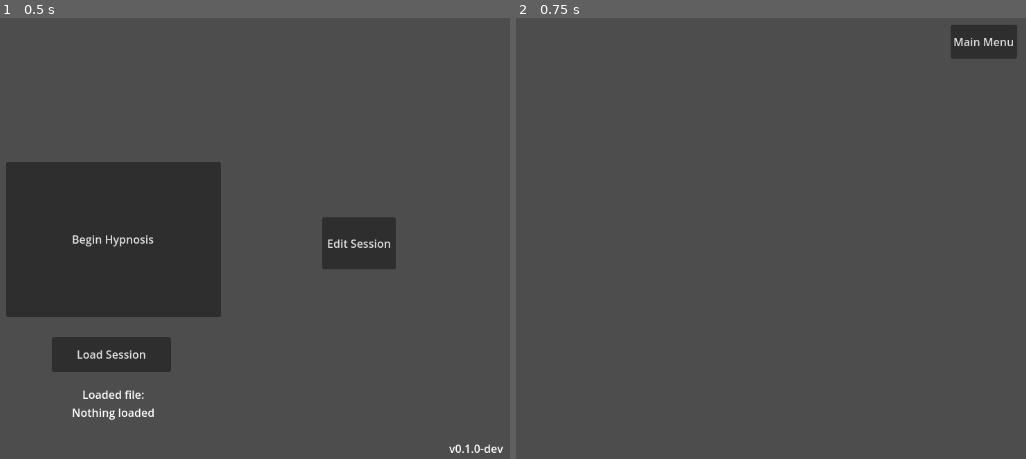
Above: before the commit, frames 1-2 (left to right).
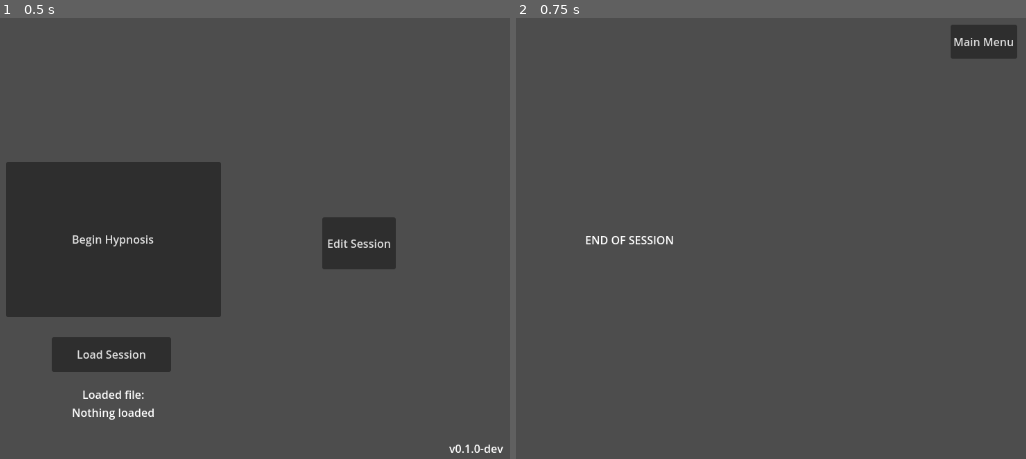
Above: after the commit, the same moments.

Repository: WinterWarp/KeyHypno
Game: Godot game, scene res://Scenes/MainMenuScene.tscn
The game is run twice, just before and just after one commit, with the same random seed, the same clock (stepped at 60 frames per second) and the same inputs.
Inputs:
- Up to frame 1 (0.5 s): no input
- Up to frame 2 (0.75 s): click "Begin Hypnosis" at 0.5 s

Frame 1 is identical in both runs. In frame 2, 0.2% of the frame differs, in the area x 13-31%, y 49-52%.

Commit message:
Code cleanup
Code cleanup mainly related to Hypno Scene, Session Data and Session Canvas.

Diff:
--- a/Scenes/HypnoScene.tscn
+++ b/Scenes/HypnoScene.tscn
@@ -11,7 +11,7 @@
 [node name="SessionCanvas" type="CanvasLayer" parent="."]
 script = ExtResource("2_hltvx")
 
-[node name="sub" type="Label" parent="SessionCanvas"]
+[node name="SubliminalLabel" type="Label" parent="SessionCanvas"]
 anchors_preset = 8
 anchor_left = 0.5
 anchor_top = 0.5
@@ -31,17 +31,6 @@
 [node name="DebugLabel" type="Label" parent="SessionCanvas"]
 offset_right = 40.0
 offset_bottom = 23.0
-
-[node name="MainMenuButton" type="Button" parent="SessionCanvas"]
-anchors_preset = 1
-anchor_left = 1.0
-anchor_right = 1.0
-offset_left = -67.0
-offset_top = 14.0
-offset_right = -17.0
-offset_bottom = 63.0
-grow_horizontal = 0
-text = "Main Menu"
 
 [node name="InteractLabel" type="Label" parent="SessionCanvas"]
 anchors_preset = 8
@@ -67,4 +56,15 @@
 [node name="ASPlayer2D" type="AudioStreamPlayer" parent="Control"]
 script = ExtResource("4_hefst")
 
-[connection signal="pressed" from="SessionCanvas/MainMenuButton" to="." method="_on_main_menu_button_pressed"]
+[node name="MainMenuButton" type="Button" parent="."]
+anchors_preset = 1
+anchor_left = 1.0
+anchor_right = 1.0
+offset_left = 1039.0
+offset_top = 14.0
+offset_right = 1135.0
+offset_bottom = 63.0
+grow_horizontal = 0
+text = "Main Menu"
+
+[connection signal="pressed" from="MainMenuButton" to="." method="_handle_main_menu_button_pressed"]
--- a/Scripts/FirstScreen/main_menu_scene.gd
+++ b/Scripts/FirstScreen/main_menu_scene.gd
@@ -35,8 +35,8 @@
 		_hypno_scene = _hypno_scene_res.instantiate()
 		_scene_container.add_child(_hypno_scene)
 		_hypno_scene.hidden.connect(_handle_hypno_scene_hidden)
+	_hypno_scene.set_session_data(session_data)
 	_hypno_scene.show()
-	_hypno_scene.active_session_data = session_data
 	_hypno_scene.begin_session()
 
 
--- a/Scripts/Processing/SessionData.gd
+++ b/Scripts/Processing/SessionData.gd
@@ -3,10 +3,13 @@
 
 var _elements: Array[SessionElement]
 var _paused: bool = true
+var _at_end: bool = true
 var _global_time: float = 0.0
 var _file_manifest: Array[SessionResourceFile]
 var _new_file_manifest: Array[SessionResourceFile]
 
+signal on_session_end_reached()
+
 
 func _ready() -> void:
 	pass
@@ -14,31 +17,37 @@
 
 func begin_session():
 	_global_time = 0.0
+	_at_end = false
+	for element: SessionElement in _elements:
+		element.reset_element_execution()
 	_paused = false
 
 
 func _process(delta: float) -> void:
 	if _paused:
 		return
+
+	# Advance time
 	var old_global_time: float = _global_time
 	var time_advancing: bool = _should_time_advance()
 	if time_advancing:
 		_global_time += delta
 	else:
 		delta = 0.0
+
 	var has_incomplete_element: bool = false
 	for element: SessionElement in _elements:
 		if element.is_element_active():
 			if time_advancing || element is SessionElement_Interact:
-				element._process_element(delta)
+				element.process_element(delta)
 		else:
 			if (
 				old_global_time <= element.get_start_time()
 				and _global_time > element.get_start_time()
 				and element.can_run()
 			):
-				element._begin_element()
-				element._process_element(_global_time - element.get_start_time())
+				element.begin_element()
+				element.process_element(_global_time - element.get_start_time())
 		has_incomplete_element = (
 			has_incomplete_element
 			|| element.is_element_active()
@@ -46,13 +55,19 @@
 		)
 	if !has_incomplete_element:
 		_paused = true
-
-
-func add_element(new_element: SessionElement):
+		_at_end = true
+		on_session_end_reached.emit()
+
+
+func is_at_end() -> bool:
+	return _at_end
+
+
+func add_element(new_element: SessionElement) -> void:
 	_elements.append(new_element)
 
 
-func delete_element(element: SessionElement):
+func delete_element(element: SessionElement) -> void:
 	var index: int = _elements.find(element)
 	_elements.remove_at(index)
 
--- a/Scripts/Processing/SessionElement.gd
+++ b/Scripts/Processing/SessionElement.gd
@@ -14,21 +14,20 @@
 	_display_name.on_value_changed.connect(_handle_display_name_value_changed)
 
 
-func _begin_element():
+func begin_element():
 	_is_active = true
 	_local_time = 0.0
 
 
-func _process_element(delta: float):
+func process_element(delta: float) -> void:
 	_local_time += delta
 	if _end_time.get_value() >= 0.0 && _start_time.get_value() + _local_time > _end_time.get_value():
 		_end_element()
-		return false
-	return true
 
 
-func _end_element():
+func reset_element_execution():
 	_is_active = false
+	_local_time = 0.0
 
 
 func get_display_name() -> String:
@@ -65,6 +64,10 @@
 
 func get_default_display_name() -> String:
 	return "Element"
+
+
+func _end_element():
+	_is_active = false
 
 
 func _handle_display_name_value_changed(old_value: String, new_value: String) -> void:
--- a/Scripts/Processing/SessionElement_Audio.gd
+++ b/Scripts/Processing/SessionElement_Audio.gd
@@ -16,11 +16,8 @@
 	file = SessionResourceFilePointer.new()
 
 
-func _process_element(delta: float):
-	var StillRunning = super._process_element(delta)
-	if !StillRunning:
-		return false
-	return true
+func process_element(delta: float) -> void:
+	super.process_element(delta)
 
 
 func get_default_display_name() -> String:
--- a/Scripts/Processing/SessionElement_Interact.gd
+++ b/Scripts/Processing/SessionElement_Interact.gd
@@ -16,26 +16,25 @@
 	_end_time.set_value(1.0)
 
 
-func _begin_element():
-	super._begin_element()
+func begin_element():
+	super.begin_element()
 	_next_awaited_button_index = 0
 
 
-func _process_element(delta: float) -> bool:
-	var still_running = super._process_element(delta)
-	if !still_running:
-		return false
+func process_element(delta: float) -> void:
+	# Deliberately don't call Super function
+
 	if _next_awaited_button_index >= _button_sequence.size():
 		_end_element()
-		return false
+		return
+
 	if _holding_awaited_button:
 		_time_holding_awaited_button += delta
 		if _time_holding_awaited_button > get_awaited_interact().get_hold_time():
 			_advance_awaited_button()
 		if _next_awaited_button_index >= _button_sequence.size():
 			_end_element()
-			return false
-	return true
+			return
 
 
 func get_awaited_interact() -> ButtonInteract:
--- a/Scripts/Processing/SessionElement_Subliminal.gd
+++ b/Scripts/Processing/SessionElement_Subliminal.gd
@@ -15,22 +15,22 @@
 	super._init()
 	_end_time.set_value(1.0)
 
-func _begin_element():
-	super._begin_element()
+
+func begin_element():
+	super.begin_element()
 	_message_index = -1
 	_randomise_message_index()
 	_time_since_message_change = 0.0
 
 
-func _process_element(delta: float):
-	var StillRunning = super._process_element(delta)
-	if !StillRunning:
-		return false
+func process_element(delta: float) -> void:
+	super.process_element(delta)
+	if !is_element_active():
+		return
 	_time_since_message_change += delta
 	if _time_since_message_change > _time_per_message.get_value():
 		_time_since_message_change -= _time_per_message.get_value()
 		_randomise_message_index()
-	return true
 
 
 func _end_element():
@@ -70,22 +70,6 @@
 	return _time_per_message
 
 
-#func save_file(path):
-#	var file = FileAccess.open(path, FileAccess.WRITE)
-#	for message in _messages:
-#		file.store_string(message + "\n")
-
-
-#func load_file(path):
-#	var file = FileAccess.open(path, FileAccess.READ)
-#	var content = file.get_as_text()
-#	print(content)
-#	var content_packed_array = content.split("\n")
-#	print("packed array: ", content_packed_array.size())
-#	for packed_string in content_packed_array:
-#		_messages.append(packed_string)
-
-
 func get_default_display_name() -> String:
 	return "Subliminal"
 
--- a/Scripts/Session/hypno_scene.gd
+++ b/Scripts/Session/hypno_scene.gd
@@ -2,31 +2,35 @@
 var _canvas: CanvasLayer
 var HSControl: Control
 var HSSessionData: SessionData
-var active_session_data: SessionData
+var _active_session_data: SessionData
 var audio_player: AudioStreamPlayer
 
 
-func _ready():
+func _ready() -> void:
 	_canvas = $SessionCanvas
 	audio_player = $Control/ASPlayer2D
 	HSControl = $Control
 	visibility_changed.connect(_handle_visibility_changed)
 
 
-func _handle_visibility_changed():
+func set_session_data(in_session_data: SessionData) -> void:
+	_active_session_data = in_session_data
+	_canvas.set_session_data(_active_session_data)
+
+
+func begin_session() -> void:
+	if _active_session_data == null:
+		return
+	_active_session_data.begin_session()
+
+
+func _handle_visibility_changed() -> void:
 	_canvas.visible = visible
 
 
-func begin_session():
-	if active_session_data == null:
-		return
-	_canvas.session_data = active_session_data
-	active_session_data.begin_session()
-
-
-func _on_main_menu_button_pressed() -> void:
-	if active_session_data != null:
-		active_session_data._paused = true
+func _handle_main_menu_button_pressed() -> void:
+	if _active_session_data != null:
+		_active_session_data._paused = true
 	if audio_player.playing:
 		audio_player.stop()
 	hide()
--- a/Scripts/Session/session_canvas.gd
+++ b/Scripts/Session/session_canvas.gd
@@ -1,6 +1,8 @@
 extends CanvasLayer
 
-var session_data: SessionData
+const END_OF_SESSION_TEXT: String = "END OF SESSION"
+
+var _session_data: SessionData
 var player: AudioStreamPlayer
 var subliminal_label: Label
 var debug_label: Label
@@ -9,22 +11,33 @@
 
 
 func _ready():
-	subliminal_label = $sub
+	subliminal_label = $SubliminalLabel
 	player = get_node("../Control/ASPlayer2D")
 	debug_label = $DebugLabel
 
 
 func _process(_delta: float):
-	if session_data != null && visible:
+	if _session_data != null && visible:
 		draw_session()
 
+
+func set_session_data(in_session_data: SessionData) -> void:
+	if _session_data != null:
+		_session_data.on_session_end_reached.disconnect(_handle_session_end_reached)
+	_session_data = in_session_data
+	_session_data.on_session_end_reached.connect(_handle_session_end_reached)
+
+
 func draw_session():
-	var active_elements: Array[SessionElement] = session_data.get_active_elements()
+	var active_elements: Array[SessionElement] = _session_data.get_active_elements()
 
 	var active_subliminals = active_elements.filter(
 		func(element: SessionElement): return element is SessionElement_Subliminal
 	)
-	if active_subliminals.is_empty():
+	if _session_data.is_at_end():
+		# Don't touch the sub label, it's been updated in _handle_session_end_reached
+		pass
+	else: if active_subliminals.is_empty():
 		subliminal_label.visible = false
 	else:
 		subliminal_label.visible = true
@@ -36,7 +49,7 @@
 	if active_audio.size() == 0  && player.playing:
 		player.stop()
 		player.stream = null
-	elif active_audio.size() > 0 && !session_data._paused:
+	elif active_audio.size() > 0 && !_session_data._paused:
 		var audio_data: PackedByteArray = active_audio[0].get_audio_data()
 		if !player.is_playing_data(audio_data):
 			var audio_ext: String = active_audio[0].get_audio_ext()
@@ -60,18 +73,15 @@
 			else:
 				interact_label.text = "Press the " + key_string + " key."
 
-	#var debug_string: String = "%.1f" % session_data._global_time
-	#debug_label.text = debug_string
-
-	#for session_element : SessionElement in active_elements:
-	#if(session_element is SessionElement_Subliminal):
-	#draw_subliminal(session_element)
-
-#func draw_subliminal(var subliminal : SessionElement):
 
 func _input(event: InputEvent) -> void:
-	if session_data == null:
+	if _session_data == null:
 		return
 
-	for active_element: SessionElement in session_data.get_active_elements():
+	for active_element: SessionElement in _session_data.get_active_elements():
 		active_element._input(event)
+
+
+func _handle_session_end_reached() -> void:
+	subliminal_label.visible = true
+	subliminal_label.text = END_OF_SESSION_TEXT
